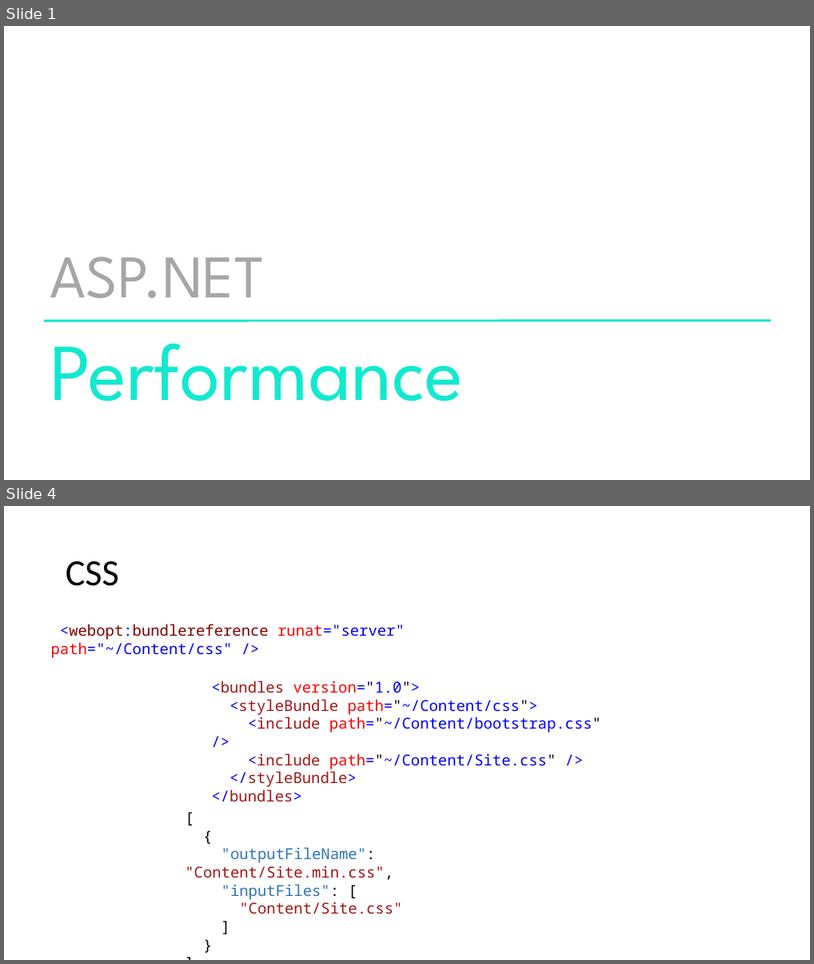
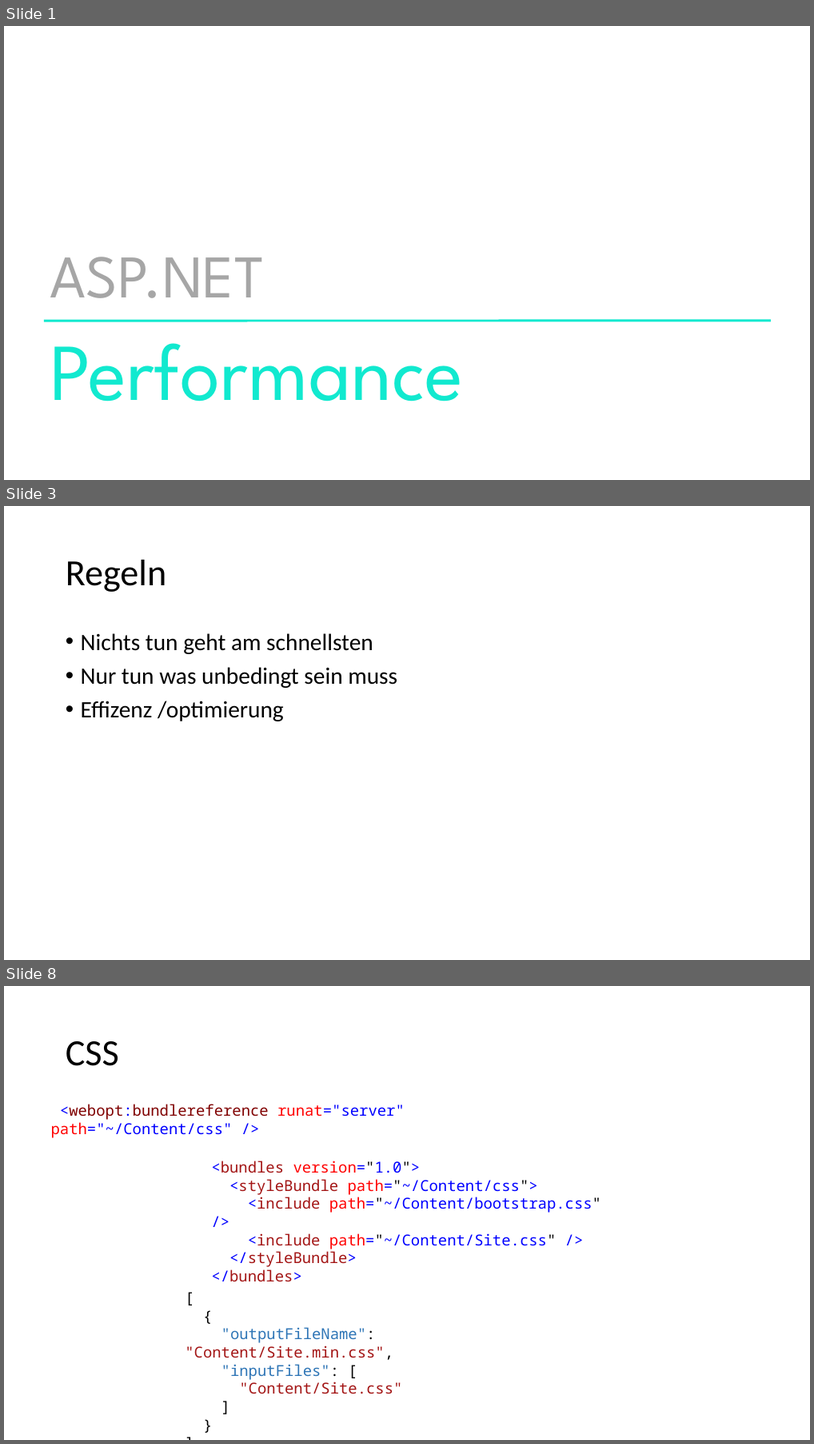
Before and after one commit to ppedvAG/WebformsKurs, a slide deck: 14Performance.pptx. Shown one above the other, each under a label of ours: slides 1 and 4 before the commit, slides 1, 3 and 8 after it; the slides between them are not shown. The pictures are 814x964 and 814x1444 pixels, drawn with LibreOffice and Linux fonts; fonts in the diff are those of the drawing. Boxes give left, top, right and bottom in pixels: in the first picture for what was removed or moved away, otherwise in the second. Text is boxed around its words. In the diff, an @@ line names an element or a change of style, - is before the commit and + after.

```diff
--- a/14Performance.pptx
+++ b/14Performance.pptx
@@ slide 3 added at [4, 506, 810, 960], background #FFFFFF @@
@@ title added at [66, 560, 166, 592], 44 pt, text #000000 @@
+Regeln
@@ text added at [81, 633, 398, 721], 28 pt, text #000000 @@
+• Nichts tun geht am schnellsten
+• Nur tun was unbedingt sein muss
+• Effizenz /optimierung
@@ what was slide 4 is now slide 8 @@
```
Also in this commit, not shown: 2 slides changed, 3 other slides added, 1 slide removed, 13 other files.
